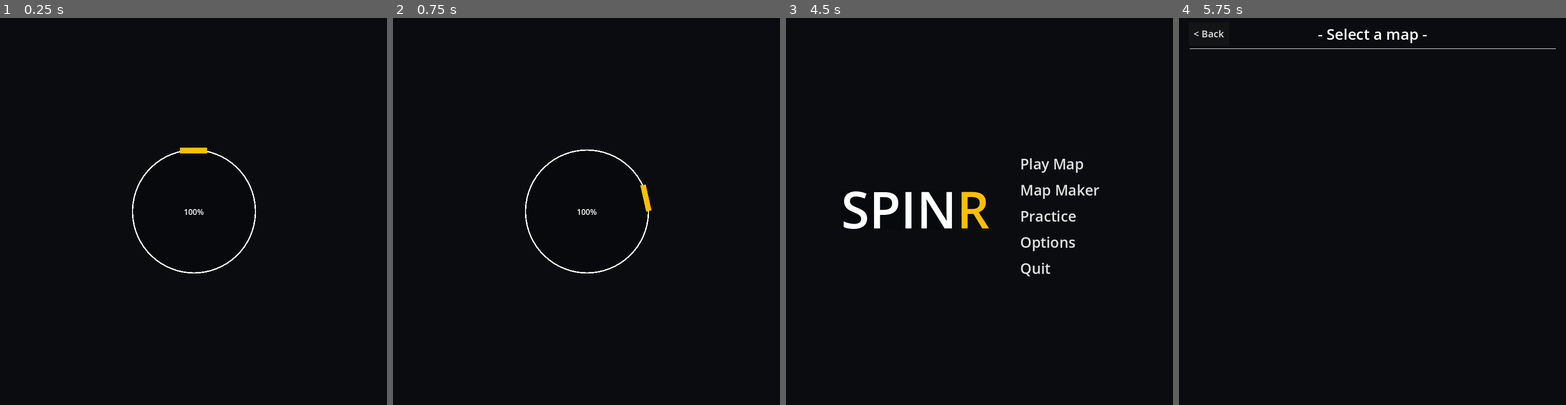
Above: before the commit, frames 1-4 (left to right).
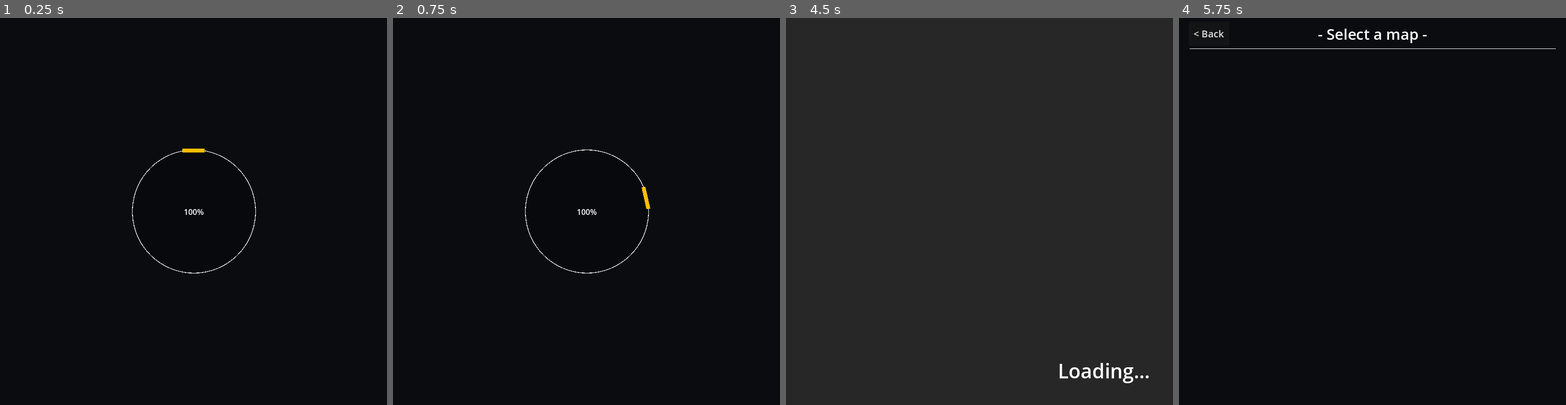
Above: after the commit, the same moments.

Repository: Swivet-Effect/SpinR
Game: Godot game, scene res://Scenes/Gameplay/RunMap.tscn
The game is run twice, just before and just after one commit, with the same random seed, the same clock (stepped at 60 frames per second) and the same inputs. This scene is started directly instead of the project's main scene.
Inputs (mouse positions are in pixels of both pictures, inside the frame that each line leads up to):
- Up to frame 1 (0.25 s): no input
- Up to frame 2 (0.75 s): tap Enter at 0.5 s; move the mouse to (671, 192) at 0.52 s; hold Right (ui_right) from 0.53 s (still down); tap X at 0.6 s
- Up to frame 3 (4.5 s): tap Space (ui_select) at 0.77, 1.25, 1.52, 2.75, 3.02, 3.77 s; move the mouse to (902, 230) at 1.27 s; release Right (ui_right) at 1.28 s; hold Down (ui_down) 1.28-2.03 s; tap Q at 1.35, 3.6 s; tap Enter at 2, 3.5 s; move the mouse to (1018, 126) at 2.02 s; hold Right (ui_right) 2.03-2.78 s; tap Z at 2.1 s; move the mouse to (960, 288) at 2.77 s; hold Up (ui_up) 2.78-3.53 s; tap X at 2.85 s; move the mouse to (1095, 269) at 3.52 s; hold Left (ui_left) 3.53-4.25 s; tap Escape at 4.15 s; click "Back To Menu" at 4.25 s
- Up to frame 4 (5.75 s): click "Play Map" at 5 s

The runs differ from the first frame. In frame 1, 0.2% of the frame differs, in the area x 34-67%, y 33-66%; in frame 2, 0.2%; in frame 3, 100%, in the area x 0-100%, y 0-100%; in frame 4, nothing differs.
Error in both runs: Invalid operands 'String' and 'Nil' in operator '+'. (res://Scripts/Map)

Commit message:
Various fixes and improvements

Diff:
--- a/Assets/Prefabs/Ring.tscn
+++ b/Assets/Prefabs/Ring.tscn
@@ -16,13 +16,13 @@
 
 [node name="Ring Outer" type="MeshInstance2D" parent="."]
 position = Vector2(1, 0)
-scale = Vector2(256.79, 256.79)
+scale = Vector2(256, 256)
 mesh = SubResource("SphereMesh_qodq2")
 
 [node name="Ring Inner" type="MeshInstance2D" parent="Ring Outer"]
 modulate = Color(0.027451, 0.0352941, 0.0470588, 1)
 position = Vector2(0, 1.11022e-16)
-scale = Vector2(0.978628, 0.978628)
+scale = Vector2(0.99, 0.99)
 mesh = SubResource("SphereMesh_qodq2")
 
 [node name="Pivot Point" type="Marker2D" parent="."]
@@ -34,7 +34,7 @@
 modulate = Color(1, 0.745098, 0, 1)
 position = Vector2(3.90698, 3.72342e-05)
 rotation = 1.5708
-scale = Vector2(4.5, 0.35)
+scale = Vector2(3.75, 0.25)
 mesh = SubResource("BoxMesh_kypdp")
 
 [node name="Hitter Area" type="Area2D" parent="Pivot Point/Hitter" groups=["player"]]
--- a/Scripts/Map Run Scripts/RunMap.gd
+++ b/Scripts/Map Run Scripts/RunMap.gd
@@ -50,4 +50,5 @@
 
 func _physics_process(_delta):
 	if Global.totalOrbs == float(mapNoNulls):
-		get_tree().change_scene_to_file(Global.completionScreen)
+		Global.destination = "Completion"
+		get_tree().change_scene_to_file(Global.loadScreen)
--- a/Scripts/Menu Scripts/LoadScreen.gd
+++ b/Scripts/Menu Scripts/LoadScreen.gd
@@ -6,5 +6,11 @@
 			get_tree().change_scene_to_file(Global.mapRunner)
 		"Practice":
 			get_tree().change_scene_to_file(Global.practiceMode)
+		"Selection":
+			get_tree().change_scene_to_file(Global.mapSelection)
+		"Menu":
+			get_tree().change_scene_to_file(Global.mainMenu)
+		"Completion":
+			get_tree().change_scene_to_file(Global.completionScreen)
 		_:
 			pass
--- a/Scripts/Menu Scripts/PauseMenu.gd
+++ b/Scripts/Menu Scripts/PauseMenu.gd
@@ -26,9 +26,11 @@
 func ToMenuButton() -> void:
 	Global.reset = true
 	if Global.isPractice == true:
-		get_tree().change_scene_to_file(Global.mainMenu)
+		Global.destination = "Menu"
+		get_tree().change_scene_to_file(Global.loadScreen)
 	else:
-		get_tree().change_scene_to_file(Global.mapSelection)
+		Global.destination = "Selection"
+		get_tree().change_scene_to_file(Global.loadScreen)
 
 func QuitButton() -> void:
 	get_tree().quit()
